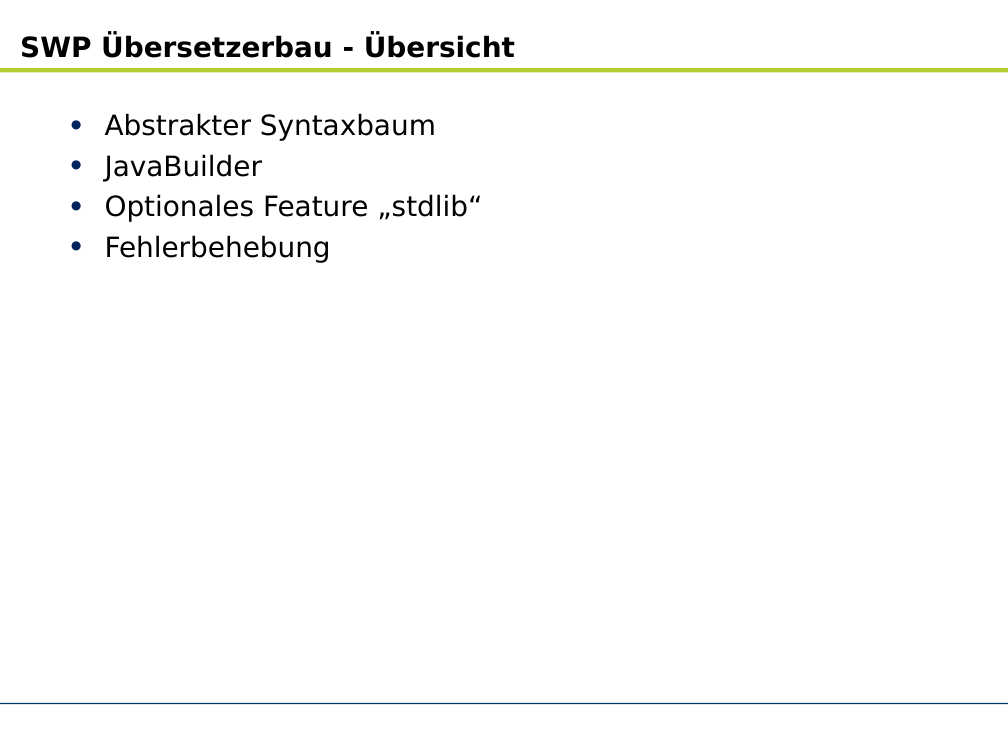
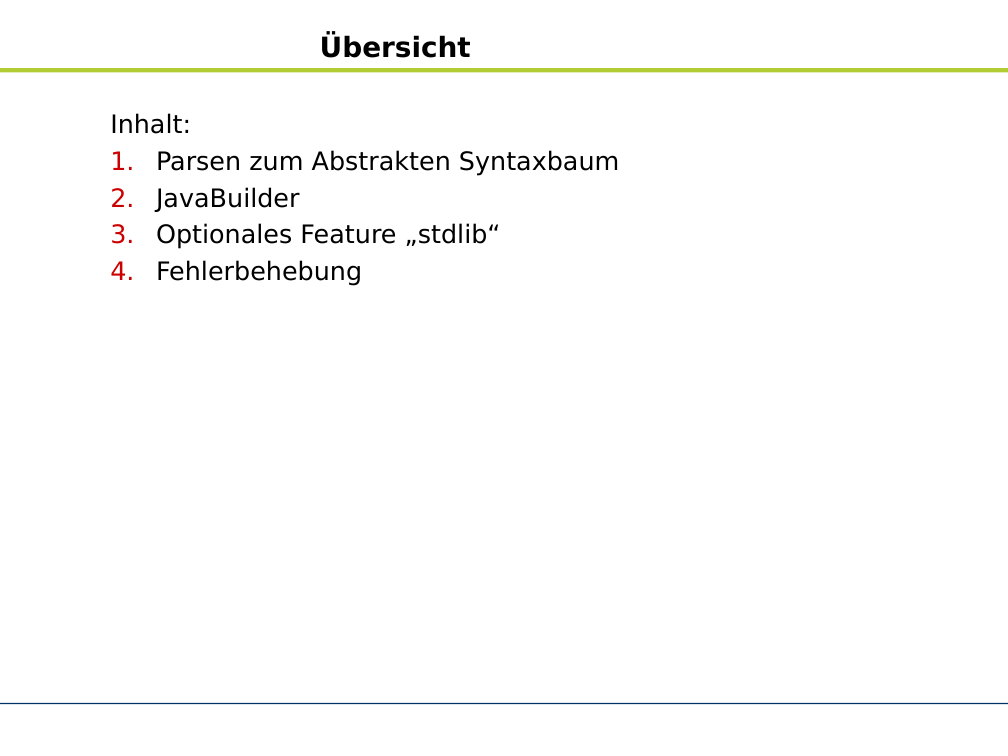
Before and after one commit to zhongxinhua/sose10-swp-uebersetzerbau, a slide deck: slide 2 of trunk/dokumentation/AR_SWP Uebersetzerbau (SS10)_v2.pptx. Drawn at 1008x756 pixels with LibreOffice and Linux fonts; fonts in the diff are those of the drawing; background and template pictures are left out. Boxes give left, top, right and bottom in pixels: in the first picture for what was removed or moved away, otherwise in the second. Text is boxed around its words. In the diff, an @@ line names an element or a change of style, - is before the commit and + after.

```diff
--- a/trunk/dokumentation/AR_SWP Uebersetzerbau (SS10)_v2.pptx
+++ b/trunk/dokumentation/AR_SWP Uebersetzerbau (SS10)_v2.pptx
@@ title at (320, 34, 471, 58): text changed @@
-SWP Übersetzerbau - Übersicht
+Übersicht
@@ text at (110, 113, 619, 176): text changed; size 22 to 20 pt @@
-• Abstrakter Syntaxbaum
+  Inhalt:
+  1. Parsen zum Abstrakten Syntaxbaum
@@ text at (156, 187, 501, 286): size 22 to 20 pt in "JavaBuilder", "Optionales Feature „stdlib“", "Fehlerbehebung"; bullet • to 1.; list level 1 to 2 in "JavaBuilder"; bullet colour #00245B to #CC0000; list level 1 to 2 in "Optionales Feature „stdlib“"; list level 1 to 2 in "Fehlerbehebung" @@
```
Also in this commit, not shown: 9 other slides changed, 3 slides added, 1 slide removed.
